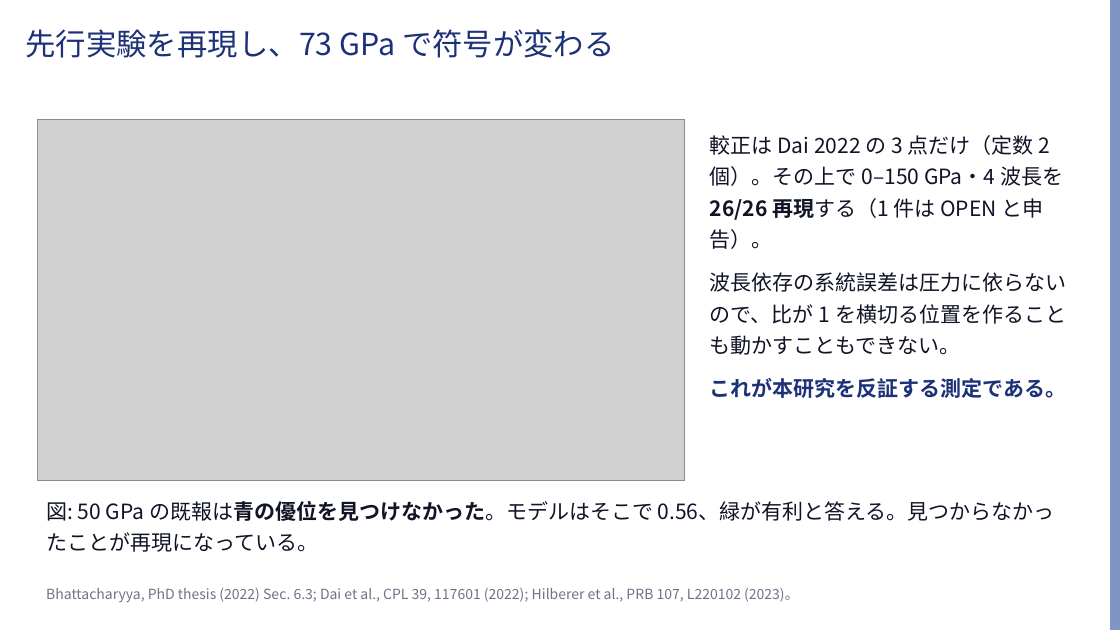
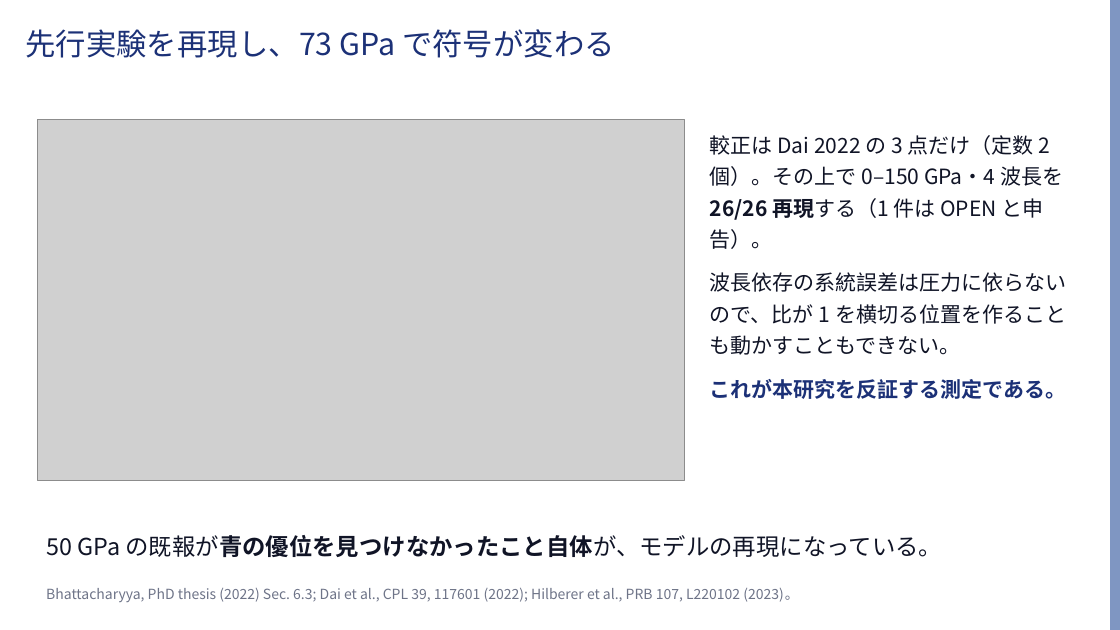
Before and after one commit to Risei412/ultra-high-pressure-ODMR, a slide deck: slide 7 of slides/odmr_473nm_talk.pptx. Drawn at 1120x630 pixels with LibreOffice and Linux fonts; fonts in the diff are those of the drawing; grey boxes stand for pictures; background and template pictures are left out. Boxes give left, top, right and bottom in pixels: in the first picture for what was removed or moved away, otherwise in the second. Text is boxed around its words. In the diff, an @@ line names an element or a change of style, - is before the commit and + after.

```diff
--- a/slides/odmr_473nm_talk.pptx
+++ b/slides/odmr_473nm_talk.pptx
@@ text at bbox=[46, 535, 943, 557]: text changed; size 18 to 20 pt @@
-図: 50 GPa の既報は青の優位を見つけなかった。モデルはそこで 0.56、緑が有利と答える。見つからなかったことが再現になっている。
+50 GPa の既報が青の優位を見つけなかったこと自体が、モデルの再現になっている。
```
Also in this commit, not shown: 4 other slides changed, 2 other files.
